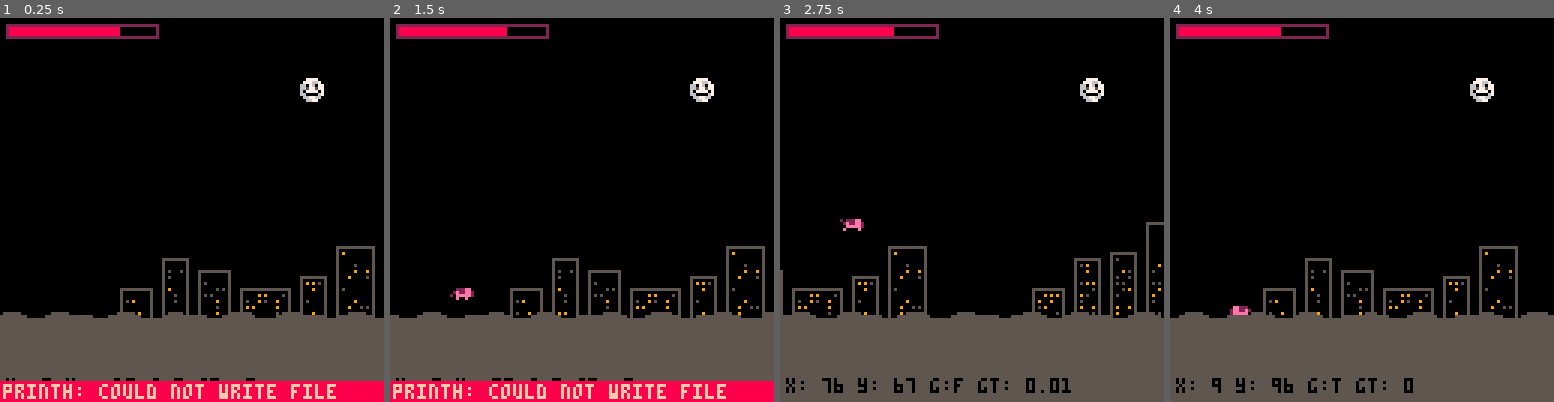
Above: before the commit, frames 1-4 (left to right).
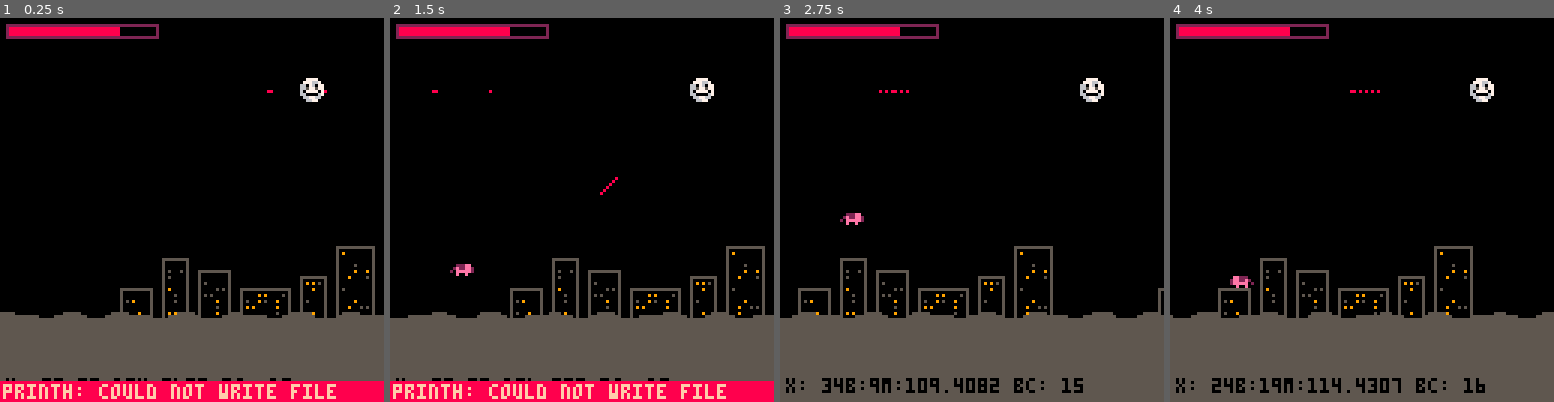
Above: after the commit, the same moments.

Repository: mbrc12/oinkjam
Game: PICO-8 cartridge oink.p8
Two runs of this game, one before a commit and one after it. Both use one fixed random seed, a clock stepped at 60 frames per second and the inputs below.
Inputs:
- Up to frame 1 (0.25 s): no input
- Up to frame 2 (1.5 s): tap X (X key) at 0.33, 1.07 s; tap O (Z key) at 0.7 s
- Up to frame 3 (2.75 s): hold Right 1.6-2.1 s; tap O (Z key) at 1.7, 2.1, 2.5 s; tap X (X key) at 1.85 s; hold Up 2.15-2.42 s; hold Right from 2.47 s (still down)
- Up to frame 4 (4 s): tap O (Z key) at 2.9, 3.3, 3.7 s; tap X (X key) at 2.97 s; release Right at 3.03 s; hold Left 3.08-3.58 s; hold Down 3.63-3.97 s

The runs differ from the first frame. In frame 1, 0.6% of the frame differs, in the area x 0-100%, y 18-95%; in frame 2, 1.0%; in frame 3, 5.1%, in the area x 0-100%, y 2-98%; in frame 4, 5.0%.

Commit message:
bullets 1

Diff:
--- a/camera.lua
+++ b/camera.lua
@@ -1,5 +1,5 @@
 -- local camera_speed = 0.05
-local camera_reset_threshold = 1000
+local camera_reset_threshold = 512
 local camera_default_x = 0
 
 local cameras = {}
@@ -57,7 +57,8 @@
     camera(cameras[n].x, 0)
 end
 
-function get_camera(n)
+---@return number
+function camera_offset(n)
     n = n or 1
     ensure_camera(n)
     return cameras[n].x
--- a/core.lua
+++ b/core.lua
@@ -1,8 +1,10 @@
 infty = 16000 -- allow 2xinfty
-delta_t = 1 / 30
-player_speed = 150
+delta_t = 1 / 60
+player_speed = 50
 gravity = 400
 epsilon = 0.0001
+moon_x = 100
+moon_y = 20
 
 building_decay_multiplier = 0 --.08
 max_building_height_diff = 10
@@ -40,6 +42,10 @@
     h = 4,
     colors = { 2, 14 },
 }
+
+function player_center()
+    return player.x + player.w / 2, player.y + player.h / 2
+end
 
 function _init()
     camera_register_entity(player, 1)
@@ -102,21 +108,124 @@
     physics:add(player)
 end
 
-function _update()
+local over = false
+
+---@class Bullet
+---@field x number
+---@field y number
+---@field vx number
+---@field vy number
+---@field w number
+---@field h number
+---@field elapsed number
+---@field show_time number
+---@field color number
+---@type table<Bullet, boolean>
+local bullets = {}
+
+function update_bullets()
+    if time() % 1 < 0.1 then
+        local moon_pos = Vec2:new(moon_x + camera_offset(1) + 4, moon_y + 4)
+        local px, py = player_center()
+        local dir = Vec2:new(px - moon_pos.x, py - moon_pos.y)
+        dir:scl(1 / (dir:len() + epsilon)):clip(1)
+        local bullet_speed = 50
+        local bullet = {
+            x = moon_pos.x,
+            y = moon_pos.y,
+            w = 1,
+            h = 1,
+            vx = dir.x * bullet_speed,
+            vy = dir.y * bullet_speed,
+            elapsed = 0,
+            show_time = 0.1,
+            color = 8,
+        }
+
+        bullets[bullet] = true
+        camera_register_entity(bullet, 1)
+    end
+    ---
+    local todelete = {}
+
+    for b, _ in pairs(bullets) do
+        if b.x < player.x - 200 or b.x > player.x + 200 or
+            b.y < player.y - 200 or b.y > player.y + 200 then
+            add(todelete, b)
+            goto continue
+        end
+
+        b.elapsed = b.elapsed + delta_t
+        local x2, y2 = b.x + b.vx * delta_t, b.y + b.vy * delta_t
+        x2, y2 = round(x2), round(y2)
+        local done = false
+        local injure = false
+        physics:query(b.x, b.y, b.w, b.h, x2, y2, function(other, _)
+            if other == player then
+                player.hp = player.hp
+                injure = true
+            end
+            done = true
+        end)
+        if done then
+            add(todelete, b)
+            local start = time()
+            local bx, by = b.x, b.y
+            local function f()
+                local t = time() - start
+                if injure then
+                    pal(7, 8)
+                end
+                anim("bullet_finish", t, bx - 4, by - 4, false)
+                pal()
+            end
+            add(queued_draws, f)
+        else
+            b.x, b.y = x2, y2
+        end
+
+        ::continue::
+    end
+    for _, b in ipairs(todelete) do
+        camera_remove_entity(b, 1)
+        bullets[b] = nil
+    end
+end
+
+function _update60()
+    if over then
+        return
+    end
     update_buildings()
     update_player()
-    player.hp = max(0, player.hp - 0.01)
-end
-
-------
+    update_bullets()
+    -- player.hp = max(0, player.hp - 1)
+    if player.hp <= 0 then
+        over = true
+    end
+
+    --- stopgap to prevent memory leaks
+    physics:rebuild()
+end
+
+-----
+
+---@type fun()[]
+queued_draws = {}
 
 function _draw()
+    if over then
+        printcentered("damn", 40, 8)
+        printcentered("its over", 50, 8)
+        return
+    end
+
     camera_move(player.x - 20, 1)
 
     cls(0)
 
     line(0, floor_y, infty, floor_y, 5)
-    sprite("moon", 100, 20)
+    sprite("moon", moon_x, moon_y)
 
 
     camera_enable(1)
@@ -134,10 +243,22 @@
     if abs(player.vx) < epsilon then
         sprite("player", player.x, player.y, player.flip)
     else
-        anim("player_run", t, 20 + get_camera(1), player.y, player.flip)
-    end
-
-    -- physics:draw()
+        anim("player_run", t, 20 + camera_offset(1), player.y, player.flip)
+    end
+
+    for b, _ in pairs(bullets) do
+        if b.elapsed > b.show_time then
+            pset(b.x, b.y, b.color)
+        end
+    end
+
+    --- queued draws
+    filter(queued_draws, function(f)
+        local done = f()
+        return not done
+    end)
+
+    -- physics:draw(false)
 
     camera()
 
@@ -157,7 +278,6 @@
     rect(hp_x, hp_y, hp_x + hp_w, hp_y + hp_h, 2)
 end
 
-
 function draw_sludge()
     local sludge_color = 5
 
@@ -166,21 +286,23 @@
     local amp = { 3, 1.5 }
 
     for x = 0, 128 do
-        local lx = x + player.x
+        local lx = x + camera_offset(1)
         local val = 0
         for i = 1, 2 do
-            local cur = sin(2 * 3.14 * (lx/wavelength[i] - time() / period[i]))
+            local cur = sin(2 * 3.14 * (lx / wavelength[i] - time() / period[i]))
             val = val + (1 + cur) * amp[i]
         end
-        local y = flr(val/3)
+        local y = flr(val / 3)
         line(x, floor_y - y, x, 128, sludge_color)
     end
 end
 
 function draw_msg()
-    local msg = "x: " .. round(player.x) .. " y: " .. round(player.y) .. " "
-    local time_since_grounded = time() - player.last_grounded
-    msg = msg .. "g:" .. (player.grounded and "t" or "f") .. " gt: " .. round(time_since_grounded) / 100 .. " "
-    -- msg = msg .. " bc: " .. #buildings
-    print(msg, 2, 128-8, 0)
-end
+    local msg = "x: " .. round(player.x)
+    -- local time_since_grounded = time() - player.last_grounded
+    -- msg = msg .. "g:" .. (player.grounded and "t" or "f") .. " gt: " .. round(time_since_grounded) / 100
+    msg = msg .. "b:" .. mapsize(bullets)
+    msg = msg .. "m:" .. stat(0)
+    msg = msg .. " bc: " .. #buildings
+    print(msg, 2, 128 - 8, 0)
+end
--- a/draw.lua
+++ b/draw.lua
@@ -13,7 +13,8 @@
 
 ---@enum (key) Anim
 local anims = {
-    player_run = { idxs = { 1, 2, 3 }, speed = 0.1, w = 1, h = 1 },
+    player_run = { idxs = { 1, 2, 3 }, speed = 0.1, w = 1, h = 1, loop = true },
+    bullet_finish = { idxs = { 54, 55, 56, 57, 58 }, speed = 0.05, w = 1, h = 1, loop = false },
 }
 
 ---@param name Sprite
@@ -39,6 +40,7 @@
 ---@param x number
 ---@param y number
 ---@param flipx? boolean
+---@return boolean true if animation ended (only for non-looping animations)
 function anim(name, t, x, y, flipx)
     local item = anims[name]
     x = round(x)
@@ -46,9 +48,17 @@
     if not item then
         print("Anim '" .. name .. "' not found")
     end
-    local frame = flr(t / item.speed) % #item.idxs + 1
+    local frame = flr(t / item.speed)
+    if frame > #item.idxs then
+        if item.loop == false then
+            return true
+        else
+            frame = (frame - 1) % #item.idxs + 1
+        end
+    end
     local idx = item.idxs[frame]
     local w = item.w or 1
     local h = item.h or 1
     spr(idx, x, y, w, h, flipx or false, false)
+    return false
 end
--- a/oink.p8
+++ b/oink.p8
@@ -27,21 +27,21 @@
 0188118000000000000000000000000000000000000000000000000000000000000000000000000000000006dd00000000000000000000000000000000000000
 0018180000000000000000000000000000000000000000000000000000000000000000000000000000000006d000000000000000000000000000000000000000
 0001800000000000000000000000000000000000000000000000000000000000000000000000000000000006d000000000000000000000000000000000000000
-00777700000000000000000000000000000000000000000000000000000000000000000000000000000000000000000000000000000000000000000000000000
-07776670000000000000000000000000000000000000000000000000000000000000000000000000000000000000000000000000000000000000000000000000
-66076077000000000000000000000000000000000000000000000000000000000000000000000000000000000000000000000000000000000000000000000000
-66577577000000000000000000000000000000000000000000000000000000000000000000000000000000000000000000000000000000000000000000000000
-60777707000000000000000000000000000000000000000000000000000000000000000000000000000000000000000000000000000000000000000000000000
-66000067000000000000000000000000000000000000000000000000000000000000000000000000000000000000000000000000000000000000000000000000
+007777000000000000000000000000000000000000000000000000000000000000000000000000000000000000bb000044444000000000000000000000000000
+077766700000000000000000000000000000000000000000000000000000000000000000000000000000000000bb000099999000000000000000000000000000
+6607607700000000000000000000000000000000000000000000000000000000000000000000000000000000bbbbbb0099999000000000000000000000000000
+6657757700000000000000000000000000000000000000000000000000000000000000000000000000000000bbbbbb0000000000000000000000000000000000
+607777070000000000000000000000000000000000000000000000000000000000000000000000000000000000bb000000000000000000000000000000000000
+660000670000000000000000000000000000000000000000000000000000000000000000000000000000000000bb000000000000000000000000000000000000
 06677660000000000000000000000000000000000000000000000000000000000000000000000000000000000000000000000000000000000000000000000000
 00667700000000000000000000000000000000000000000000000000000000000000000000000000000000000000000000000000000000000000000000000000
 00000000000000000000000000000000000000000000000000000000000000000000000000000000000000000000000000000000000000000000000000000000
-00000000000000000000000000000000000000000000000000000000000000000000000000000000000000000000000000000000000000000000000000000000
-00055500005500000000000000000000000000000000000000000000000000000000000000000000000000000000000000000000000000000000000000000000
-00555550055550000000000000000000000000000000000000000000000000000000000000000000000000000000000000000000000000000000000000000000
-55555555055555500000000000000000000000000000000000000000000000000000000000000000000000000000000000000000000000000000000000000000
-00000000555555550000000000000000000000000000000000000000000000000000000000000000000000000000000000000000000000000000000000000000
-00000000005555000000000000000000000000000000000000000000000000000000000000000000000000000000000000000000000000000000000000000000
+00000000000000000000000000000000000000000000000000000000000000000077770000707000070000700000000000000000000000000000000000000000
+00055500005500000000000000000000000000000000000000000000000770000700007000000070000000000000000000000000000000000000000000000000
+00555550055550000000000000000000000000000000000000077000007007000700007007000000000000000000000000000000000000000000000000000000
+55555555055555500000000000000000000000000000000000077000007007000700007000000070000000000000000000000000000000000000000000000000
+00000000555555550000000000000000000000000000000000000000000770000700007007000000000000000000000000000000000000000000000000000000
+00000000005555000000000000000000000000000000000000000000000000000077770000070700070000700000000000000000000000000000000000000000
 00000000000000000000000000000000000000000000000000000000000000000000000000000000000000000000000000000000000000000000000000000000
 00000000000000000000000000000000000000000000000000000000000000000000000000000000000000000000000000000000000000000000000000000000
 00000000000000000000000000000000000000000000000000000000000000000000000000000000000000000000000000000000000000000000000000000000
--- a/physics.lua
+++ b/physics.lua
@@ -117,19 +117,24 @@
     end
 end
 
-function physics:draw()
-    for c in pairs(self.cells) do
-        for _, o in ipairs(self.cells[c]) do
-            dbg("cell: ", c, "item: ", o)
-        end
-    end
+---@param cells boolean
+function physics:draw(cells)
+    cells = cells or false
+    -- for c in pairs(self.cells) do
+    --     for _, o in ipairs(self.cells[c]) do
+    --         dbg("cell: ", c, "item: ", o)
+    --     end
+    -- end
 
     for item, _ in pairs(self.items) do
-        dbg("item: ", item)
-        dbg("cells: ", self.items[item])
-        for _, c in ipairs(self.items[item]) do
-            local cell = {unrepr(c)}
-            rect(cell[1] * cellsize, cell[2] * cellsize, cell[1] * cellsize + cellsize, cell[2] * cellsize + cellsize, 1)
+        -- dbg("item: ", item)
+        -- dbg("cells: ", self.items[item])
+        if cells then
+            for _, c in ipairs(self.items[item]) do
+                local cell = { unrepr(c) }
+                rect(cell[1] * cellsize, cell[2] * cellsize, cell[1] * cellsize + cellsize, cell[2] * cellsize + cellsize,
+                    1)
+            end
         end
         rect(item.x, item.y, item.x + item.w, item.y + item.h, 8)
     end
--- a/util.lua
+++ b/util.lua
@@ -136,3 +136,28 @@
     end
     return count
 end
+
+
+---@param text string
+---@param y number
+---@param c? number color
+function printcentered(text, y, c)
+    c = c or 7
+    local width = #text * 4
+    local x = (128 - width) / 2
+    print(text, x, y, c)
+end
+
+---@generic T
+---@param t T[]
+---@param fn fun(item: T): boolean
+---@return T[]
+function filter(t, fn)
+    local result = {}
+    for _, v in ipairs(t) do
+        if fn(v) then
+            add(result, v)
+        end
+    end
+    return result
+end
Not shown, changed: log.txt
